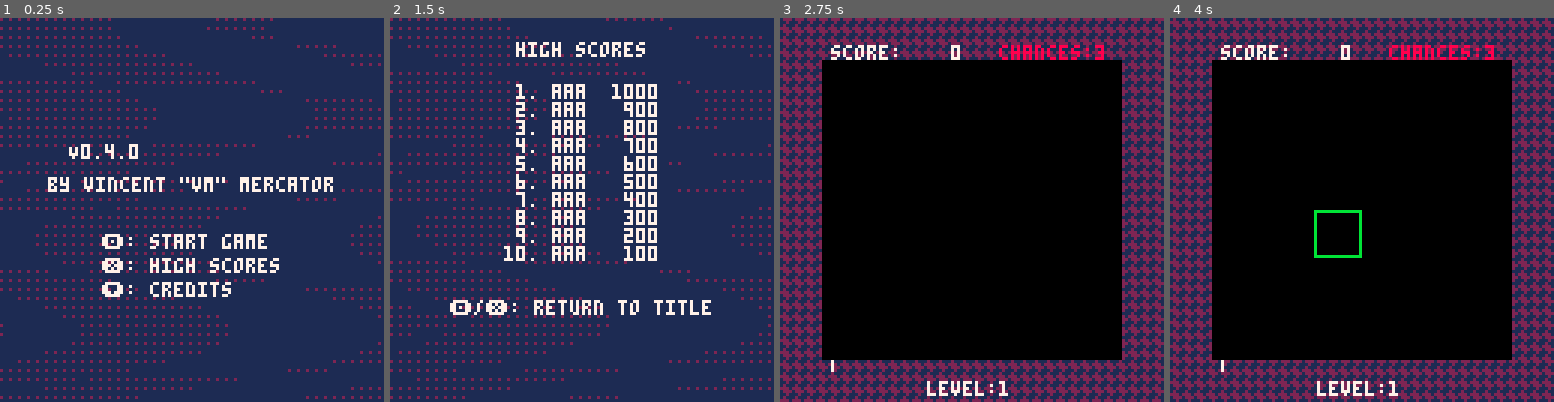
Above: before the commit, frames 1-4 (left to right).
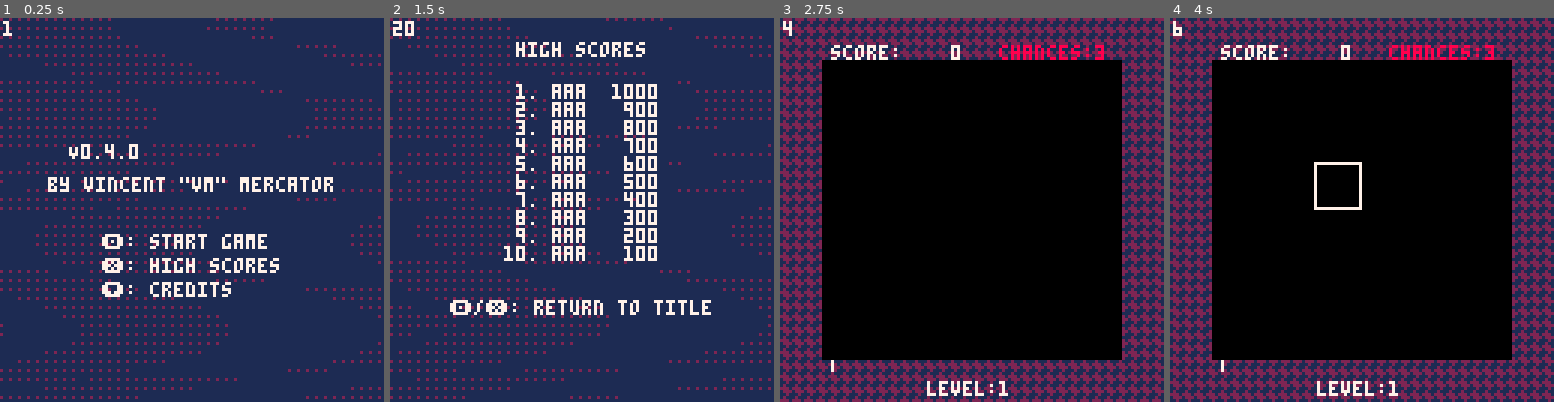
Above: after the commit, the same moments.

Repository: vm70/stratagem
Game: PICO-8 cartridge src/main.p8
Same seed, same stepped clock (60 frames per second), same inputs: the game is played once before the commit and once after it.
Inputs (mouse positions are in pixels of both pictures, inside the frame that each line leads up to):
- Up to frame 1 (0.25 s): no input
- Up to frame 2 (1.5 s): tap X (X key) at 0.33, 1.07 s; click (670, 121) at 0.67 s; tap O (Z key) at 0.7 s; click (436, 267) at 1.22 s
- Up to frame 3 (2.75 s): hold Right 1.6-2.1 s; tap O (Z key) at 1.7, 2.1, 2.5 s; click (887, 114) at 1.77 s; tap X (X key) at 1.85 s; hold Up 2.15-2.42 s; click (952, 259) at 2.32 s; hold Right from 2.47 s (still down)
- Up to frame 4 (4 s): click (1404, 106) at 2.87 s; tap O (Z key) at 2.9, 3.3, 3.7 s; tap X (X key) at 2.97 s; release Right at 3.03 s; hold Left 3.08-3.58 s; click (1465, 256) at 3.42 s; hold Down 3.63-3.97 s; click (1231, 102) at 3.97 s

The runs differ from the first frame. In frame 1, less than 0.1% of the frame differs, in the area x 0-4%, y 0-5%; in frame 2, 0.1%; in frame 3, less than 0.1%; in frame 4, 0.8%, in the area x 0-50%, y 0-63%.

Commit message:
Add state for checking if the mouse is held
First working prototype of mouse controls!

Diff:
--- a/src/main.lua
+++ b/src/main.lua
@@ -18,19 +18,20 @@
 	prepare_grid = 4,
 	init_level_transition = 5,
 	game_idle = 6,
-	swap_select = 7,
-	swap_transition = 8,
-	player_matching = 9,
-	show_match_points = 10,
-	fill_grid = 11,
-	fill_grid_transition = 12,
-	combo_check = 13,
-	level_up_transition = 14,
-	level_up = 15,
-	game_over_transition = 16,
-	game_over = 17,
-	enter_high_score = 18,
-	high_scores = 19,
+	swap_select_mouse_held = 7,
+	swap_select = 8,
+	swap_transition = 9,
+	player_matching = 10,
+	show_match_points = 11,
+	fill_grid = 12,
+	fill_grid_transition = 13,
+	combo_check = 14,
+	level_up_transition = 15,
+	level_up = 16,
+	game_over_transition = 17,
+	game_over = 18,
+	enter_high_score = 19,
+	high_scores = 20,
 }
 
 ---@type integer[] List of level music starting positions
@@ -264,7 +265,7 @@
 		DrawHUD(Player)
 		DrawGems(Grid, FallingGrid)
 		DrawCursor(Player.grid_cursor, 7)
-	elseif CartState == STATES.swap_select then
+	elseif (CartState == STATES.swap_select) or (CartState == STATES.swap_select_mouse_held) then
 		DrawGameBG()
 		DrawHUD(Player)
 		DrawGems(Grid, FallingGrid)
@@ -330,13 +331,14 @@
 		DrawTitleBG()
 		DrawLeaderboard(Leaderboard)
 	end
-	-- print(tostr(CartState), 1, 1, 7)
+	print(tostr(CartState), 1, 1, 7)
 	-- print(tostr(FrameCounter), 1, 7, 7)
 	if MouseEnabled == 1 then
 		spr(15, stat(32) - 1, stat(33) - 1)
 	end
 end
 
+-- selene: allow(if_same_then_else)
 function _update()
 	if CartState == STATES.title_screen then
 		-- state transitions
@@ -386,15 +388,28 @@
 		elseif Player.score >= Player.level_threshold then
 			FrameCounter = 0
 			CartState = STATES.level_up_transition
-		elseif btnp(4) or btnp(5) then
+		elseif MouseEnabled and Player.grid_cursor ~= nil and band(stat(34), 0x1) == 1 then
+			CartState = STATES.swap_select_mouse_held
+		elseif not MouseEnabled and (btnp(4) or btnp(5)) then
 			CartState = STATES.swap_select
 		end
 	elseif CartState == STATES.swap_select then
 		-- state actions
-		local swapping_gem = SelectSwapping(Player)
-		-- state transitions
-		if btnp(4) or btnp(5) then
+		local swapping_gem = SelectSwapping(Player, MouseEnabled)
+		-- state transitions
+		if MouseEnabled and band(stat(34), 0x1) == 1 and swapping_gem == nil then
 			CartState = STATES.game_idle
+		elseif not MouseEnabled and (btnp(4) or btnp(5)) then
+			CartState = STATES.game_idle
+		elseif swapping_gem ~= nil then
+			Player.swapping_gem = swapping_gem
+			FrameCounter = 0
+			CartState = STATES.swap_transition
+		end
+	elseif CartState == STATES.swap_select_mouse_held then
+		local swapping_gem = SelectSwapping(Player, MouseEnabled)
+		if band(stat(34), 0x1) == 0 then
+			CartState = STATES.swap_select
 		elseif swapping_gem ~= nil then
 			Player.swapping_gem = swapping_gem
 			FrameCounter = 0
